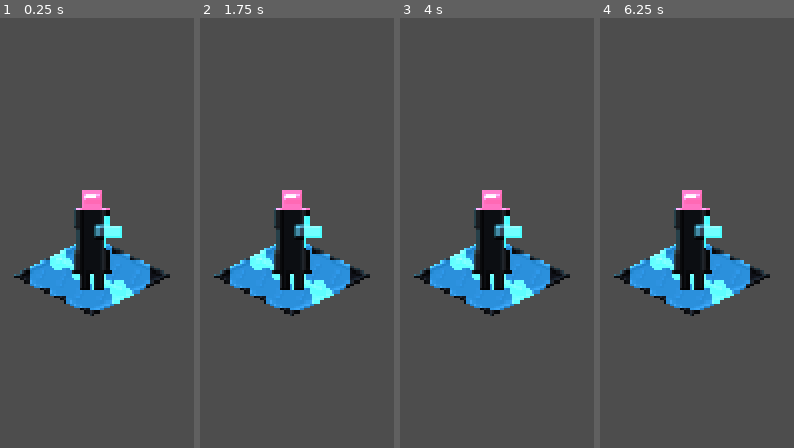
Above: before the commit, frames 1-4 (left to right).
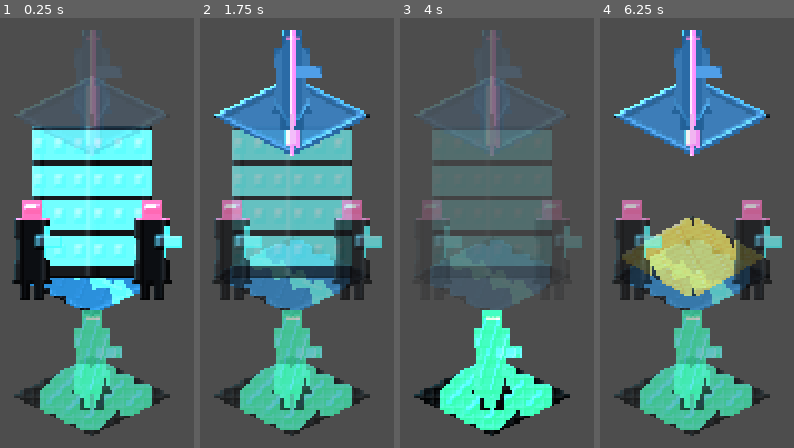
Above: after the commit, the same moments.

Repository: gobha-me/wetware
Game: Godot game, scene res://scenes/vertical_slice.tscn
The game is run twice, just before and just after one commit, with the same random seed, the same clock (stepped at 60 frames per second) and the same inputs.
Inputs:
- Up to frame 1 (0.25 s): no input
- Up to frame 2 (1.75 s): tap Enter at 0.5 s; tap 1 at 0.6 s; tap Space at 0.77, 1.07, 1.25, 1.52 s; tap 2 at 0.8, 1.35 s; tap 3 at 1.55 s
- Up to frame 3 (4 s): tap Space at 1.82, 2.75, 3.02, 3.05, 3.32, 3.6, 3.77 s; tap Enter at 2, 3.5 s; tap 3 at 2.1 s; tap C at 2.3, 2.85 s; tap 1 at 3.8 s
- Up to frame 4 (6.25 s): tap Space at 4.07, 4.25, 4.52, 4.82, 6.02 s; tap 1 at 4.35 s; tap 2 at 4.55, 5.1 s; tap 3 at 5.3, 5.85 s; tap C at 6.05 s

The runs differ from the first frame. In frame 1, 38% of the frame differs, in the area x 6-94%, y 2-98%; in frame 2, 45%; in frame 3, 36%; in frame 4, 35%.

Commit message:
Implement 3-stratum SectorGrid, Rival AI, and Kowloon Bio-Foundry vertical slice (#1, #2, #3)

Diff:
--- a/godot/scenes/vertical_slice.gd
+++ b/godot/scenes/vertical_slice.gd
@@ -8,11 +8,42 @@
 
 var active_stratum: Stratum = Stratum.STREET
 var overclock_active: bool = false
+var tower_collapsed: bool = false
 
 func _ready() -> void:
 	_apply_stratum_cutaway(active_stratum)
 	if DisplayServer.get_name() == "headless":
-		print("wetware Godot 4.7.2 2.5D isometric vertical slice initialized cleanly.")
+		# Verify all 3 strata, building state toggle, and overclock toggle in headless mode
+		_apply_stratum_cutaway(Stratum.UNDER_GRID)
+		_apply_stratum_cutaway(Stratum.SPIRE)
+		_apply_stratum_cutaway(Stratum.STREET)
+		set_tower_collapsed(true)
+		set_tower_collapsed(false)
+		print("wetware Godot 4.7.2 Kowloon Bio-Foundry 3-stratum vertical slice verified cleanly.")
+
+func _unhandled_input(event: InputEvent) -> void:
+	if event is InputEventKey and event.pressed:
+		match event.keycode:
+			KEY_1:
+				_apply_stratum_cutaway(Stratum.UNDER_GRID)
+			KEY_2:
+				_apply_stratum_cutaway(Stratum.STREET)
+			KEY_3:
+				_apply_stratum_cutaway(Stratum.SPIRE)
+			KEY_C:
+				set_tower_collapsed(not tower_collapsed)
+			KEY_SPACE:
+				overclock_active = not overclock_active
+				Engine.time_scale = 0.25 if overclock_active else 1.0
+
+func set_tower_collapsed(collapsed: bool) -> void:
+	tower_collapsed = collapsed
+	var intact_node := get_node_or_null("BioFoundryTowerIntact") as CanvasItem
+	var rubble_node := get_node_or_null("BioFoundryTowerRubble") as CanvasItem
+	if intact_node:
+		intact_node.visible = not collapsed
+	if rubble_node:
+		rubble_node.visible = collapsed
 
 func _apply_stratum_cutaway(focus_stratum: Stratum) -> void:
 	active_stratum = focus_stratum
--- a/godot/scenes/vertical_slice.tscn
+++ b/godot/scenes/vertical_slice.tscn
@@ -1,24 +1,72 @@
-[gd_scene load_steps=9 format=3 uid="uid://wetware_vertical_slice"]
+[gd_scene load_steps=26 format=3 uid="uid://wetware_vertical_slice"]
 
 [ext_resource type="Script" path="res://scenes/vertical_slice.gd" id="1_script"]
 [ext_resource type="Shader" path="res://shaders/isometric_25d.gdshader" id="2_shader"]
-[ext_resource type="Texture2D" path="res://assets/tiles/street_neon_albedo.png" id="3_tile_albedo"]
-[ext_resource type="Texture2D" path="res://assets/normals/street_neon_normal.png" id="4_tile_normal"]
-[ext_resource type="Texture2D" path="res://assets/tiles/street_neon_emissive.png" id="5_tile_emissive"]
+[ext_resource type="Texture2D" path="res://assets/tiles/street_neon_albedo.png" id="3_street_albedo"]
+[ext_resource type="Texture2D" path="res://assets/normals/street_neon_normal.png" id="4_street_normal"]
+[ext_resource type="Texture2D" path="res://assets/tiles/street_neon_emissive.png" id="5_street_emissive"]
 [ext_resource type="Texture2D" path="res://assets/sprites/operative_trenchcoat_albedo.png" id="6_op_albedo"]
 [ext_resource type="Texture2D" path="res://assets/normals/operative_trenchcoat_normal.png" id="7_op_normal"]
 [ext_resource type="Texture2D" path="res://assets/sprites/operative_trenchcoat_emissive.png" id="8_op_emissive"]
+[ext_resource type="Texture2D" path="res://assets/tiles/undergrid_grate_albedo.png" id="9_under_albedo"]
+[ext_resource type="Texture2D" path="res://assets/normals/undergrid_grate_normal.png" id="10_under_normal"]
+[ext_resource type="Texture2D" path="res://assets/tiles/undergrid_grate_emissive.png" id="11_under_emissive"]
+[ext_resource type="Texture2D" path="res://assets/tiles/spire_skybridge_albedo.png" id="12_spire_albedo"]
+[ext_resource type="Texture2D" path="res://assets/normals/spire_skybridge_normal.png" id="13_spire_normal"]
+[ext_resource type="Texture2D" path="res://assets/tiles/spire_skybridge_emissive.png" id="14_spire_emissive"]
+[ext_resource type="Texture2D" path="res://assets/tiles/biofoundry_tower_intact_albedo.png" id="15_tower_albedo"]
+[ext_resource type="Texture2D" path="res://assets/normals/biofoundry_tower_intact_normal.png" id="16_tower_normal"]
+[ext_resource type="Texture2D" path="res://assets/tiles/biofoundry_tower_intact_emissive.png" id="17_tower_emissive"]
+[ext_resource type="Texture2D" path="res://assets/tiles/biofoundry_tower_rubble_albedo.png" id="18_rubble_albedo"]
+[ext_resource type="Texture2D" path="res://assets/normals/biofoundry_tower_rubble_normal.png" id="19_rubble_normal"]
+[ext_resource type="Texture2D" path="res://assets/tiles/biofoundry_tower_rubble_emissive.png" id="20_rubble_emissive"]
 
-[sub_resource type="ShaderMaterial" id="ShaderMaterial_tile"]
+[sub_resource type="ShaderMaterial" id="ShaderMaterial_undergrid"]
 shader = ExtResource("2_shader")
-shader_parameter/normal_map = ExtResource("4_tile_normal")
-shader_parameter/emissive_mask = ExtResource("5_tile_emissive")
+shader_parameter/normal_map = ExtResource("10_under_normal")
+shader_parameter/emissive_mask = ExtResource("11_under_emissive")
+shader_parameter/rim_strength = 1.45
+shader_parameter/bloom_strength = 1.35
+shader_parameter/background_bloom = 0.25
+shader_parameter/stratum_cutaway_alpha = 0.65
+
+[sub_resource type="ShaderMaterial" id="ShaderMaterial_street"]
+shader = ExtResource("2_shader")
+shader_parameter/normal_map = ExtResource("4_street_normal")
+shader_parameter/emissive_mask = ExtResource("5_street_emissive")
 shader_parameter/rim_strength = 1.65
 shader_parameter/bloom_strength = 1.4
 shader_parameter/background_bloom = 0.35
 shader_parameter/stratum_cutaway_alpha = 1.0
 
-[sub_resource type="ShaderMaterial" id="ShaderMaterial_operative"]
+[sub_resource type="ShaderMaterial" id="ShaderMaterial_spire"]
+shader = ExtResource("2_shader")
+shader_parameter/normal_map = ExtResource("13_spire_normal")
+shader_parameter/emissive_mask = ExtResource("14_spire_emissive")
+shader_parameter/rim_strength = 1.75
+shader_parameter/bloom_strength = 1.55
+shader_parameter/background_bloom = 0.35
+shader_parameter/stratum_cutaway_alpha = 0.18
+
+[sub_resource type="ShaderMaterial" id="ShaderMaterial_tower"]
+shader = ExtResource("2_shader")
+shader_parameter/normal_map = ExtResource("16_tower_normal")
+shader_parameter/emissive_mask = ExtResource("17_tower_emissive")
+shader_parameter/rim_strength = 1.8
+shader_parameter/bloom_strength = 1.65
+shader_parameter/background_bloom = 0.35
+shader_parameter/stratum_cutaway_alpha = 1.0
+
+[sub_resource type="ShaderMaterial" id="ShaderMaterial_rubble"]
+shader = ExtResource("2_shader")
+shader_parameter/normal_map = ExtResource("19_rubble_normal")
+shader_parameter/emissive_mask = ExtResource("20_rubble_emissive")
+shader_parameter/rim_strength = 1.6
+shader_parameter/bloom_strength = 1.8
+shader_parameter/background_bloom = 0.35
+shader_parameter/stratum_cutaway_alpha = 1.0
+
+[sub_resource type="ShaderMaterial" id="ShaderMaterial_operative_street"]
 shader = ExtResource("2_shader")
 shader_parameter/normal_map = ExtResource("7_op_normal")
 shader_parameter/emissive_mask = ExtResource("8_op_emissive")
@@ -30,14 +78,57 @@
 [node name="VerticalSliceSector" type="Node2D"]
 script = ExtResource("1_script")
 
+[node name="UnderGridCatwalk" type="Sprite2D" parent="."]
+material = SubResource("ShaderMaterial_undergrid")
+position = Vector2(320, 248)
+texture = ExtResource("9_under_albedo")
+metadata/stratum = 0
+
 [node name="StreetTileRoot" type="Sprite2D" parent="."]
-material = SubResource("ShaderMaterial_tile")
+material = SubResource("ShaderMaterial_street")
 position = Vector2(320, 200)
-texture = ExtResource("3_tile_albedo")
+texture = ExtResource("3_street_albedo")
 metadata/stratum = 1
 
+[node name="BioFoundryTowerIntact" type="Sprite2D" parent="."]
+material = SubResource("ShaderMaterial_tower")
+position = Vector2(320, 168)
+texture = ExtResource("15_tower_albedo")
+metadata/stratum = 1
+
+[node name="BioFoundryTowerRubble" type="Sprite2D" parent="."]
+visible = false
+material = SubResource("ShaderMaterial_rubble")
+position = Vector2(320, 168)
+texture = ExtResource("18_rubble_albedo")
+metadata/stratum = 1
+
+[node name="SpireSkybridge" type="Sprite2D" parent="."]
+material = SubResource("ShaderMaterial_spire")
+position = Vector2(320, 136)
+texture = ExtResource("12_spire_albedo")
+metadata/stratum = 2
+
 [node name="OperativeKestrel1" type="Sprite2D" parent="."]
-material = SubResource("ShaderMaterial_operative")
-position = Vector2(320, 184)
+material = SubResource("ShaderMaterial_spire")
+position = Vector2(320, 120)
+texture = ExtResource("6_op_albedo")
+metadata/stratum = 2
+
+[node name="OperativeVex2" type="Sprite2D" parent="."]
+material = SubResource("ShaderMaterial_operative_street")
+position = Vector2(296, 188)
 texture = ExtResource("6_op_albedo")
 metadata/stratum = 1
+
+[node name="OperativeNull3" type="Sprite2D" parent="."]
+material = SubResource("ShaderMaterial_operative_street")
+position = Vector2(344, 188)
+texture = ExtResource("6_op_albedo")
+metadata/stratum = 1
+
+[node name="OperativeChrome4" type="Sprite2D" parent="."]
+material = SubResource("ShaderMaterial_undergrid")
+position = Vector2(320, 232)
+texture = ExtResource("6_op_albedo")
+metadata/stratum = 0
Binary file added: godot/assets/normals/biofoundry_tower_intact_normal.png
Not shown, added: godot/assets/normals/biofoundry_tower_intact_normal.png.import
Binary file added: godot/assets/normals/biofoundry_tower_rubble_normal.png
Not shown, added: godot/assets/normals/biofoundry_tower_rubble_normal.png.import
Binary file added: godot/assets/normals/spire_skybridge_normal.png
Not shown, added: godot/assets/normals/spire_skybridge_normal.png.import
Binary file added: godot/assets/normals/undergrid_grate_normal.png
Not shown, added: godot/assets/normals/undergrid_grate_normal.png.import
Binary file added: godot/assets/tiles/biofoundry_tower_intact_albedo.png
Not shown, added: godot/assets/tiles/biofoundry_tower_intact_albedo.png.import
Binary file added: godot/assets/tiles/biofoundry_tower_intact_emissive.png
Not shown, added: godot/assets/tiles/biofoundry_tower_intact_emissive.png.import
(and 16 more such lines)
